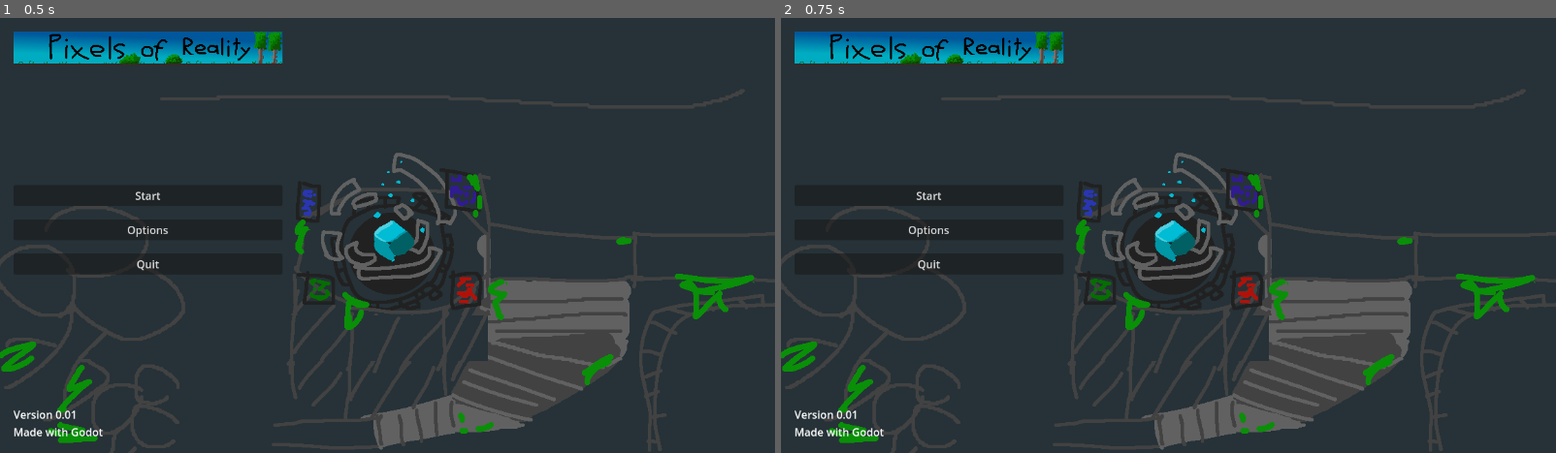
Above: before the commit, frames 1-2 (left to right).
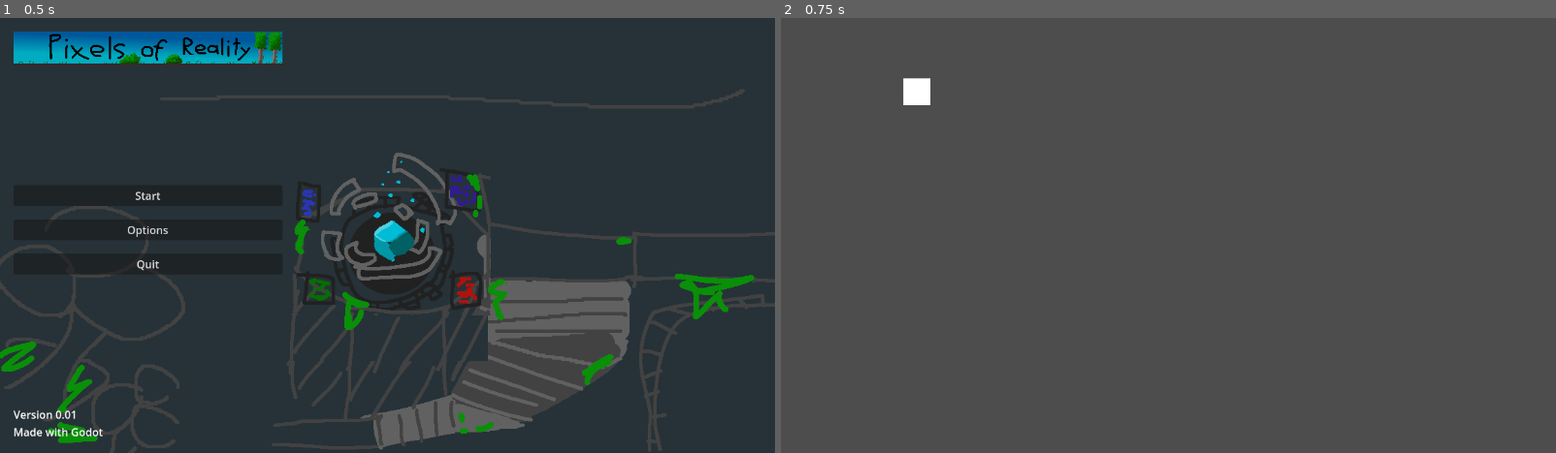
Above: after the commit, the same moments.

Repository: Cole-Miller-IT/JanGameJam2025
Game: Godot game, scene res://Scenes/Levels/MainMenu/main_menu.tscn
The game is run twice, just before and just after one commit, with the same random seed, the same clock (stepped at 60 frames per second) and the same inputs.
Inputs:
- Up to frame 1 (0.5 s): no input
- Up to frame 2 (0.75 s): click "Start" at 0.5 s

Frame 1 is identical in both runs. In frame 2, 88% of the frame differs, in the area x 0-100%, y 0-100%.

Commit message:
Fixed a ui bug

Diff:
--- a/Scenes/Levels/MainMenu/main_menu.tscn
+++ b/Scenes/Levels/MainMenu/main_menu.tscn
@@ -8,6 +8,10 @@
 offset_right = 1152.0
 offset_bottom = 648.0
 script = ExtResource("1_dar81")
+
+[node name="Background" type="TextureRect" parent="."]
+layout_mode = 2
+texture = ExtResource("3_spydp")
 
 [node name="MarginContainer" type="MarginContainer" parent="."]
 layout_mode = 2
@@ -60,11 +64,6 @@
 layout_mode = 2
 size_flags_horizontal = 3
 
-[node name="Background" type="TextureRect" parent="."]
-z_index = -1
-layout_mode = 2
-texture = ExtResource("3_spydp")
-
 [connection signal="pressed" from="MarginContainer/HBoxContainer/Left Container/Buttons/Start" to="." method="_on_start_pressed"]
 [connection signal="pressed" from="MarginContainer/HBoxContainer/Left Container/Buttons/Options" to="." method="_on_options_pressed"]
 [connection signal="pressed" from="MarginContainer/HBoxContainer/Left Container/Buttons/Quit" to="." method="_on_quit_pressed"]
